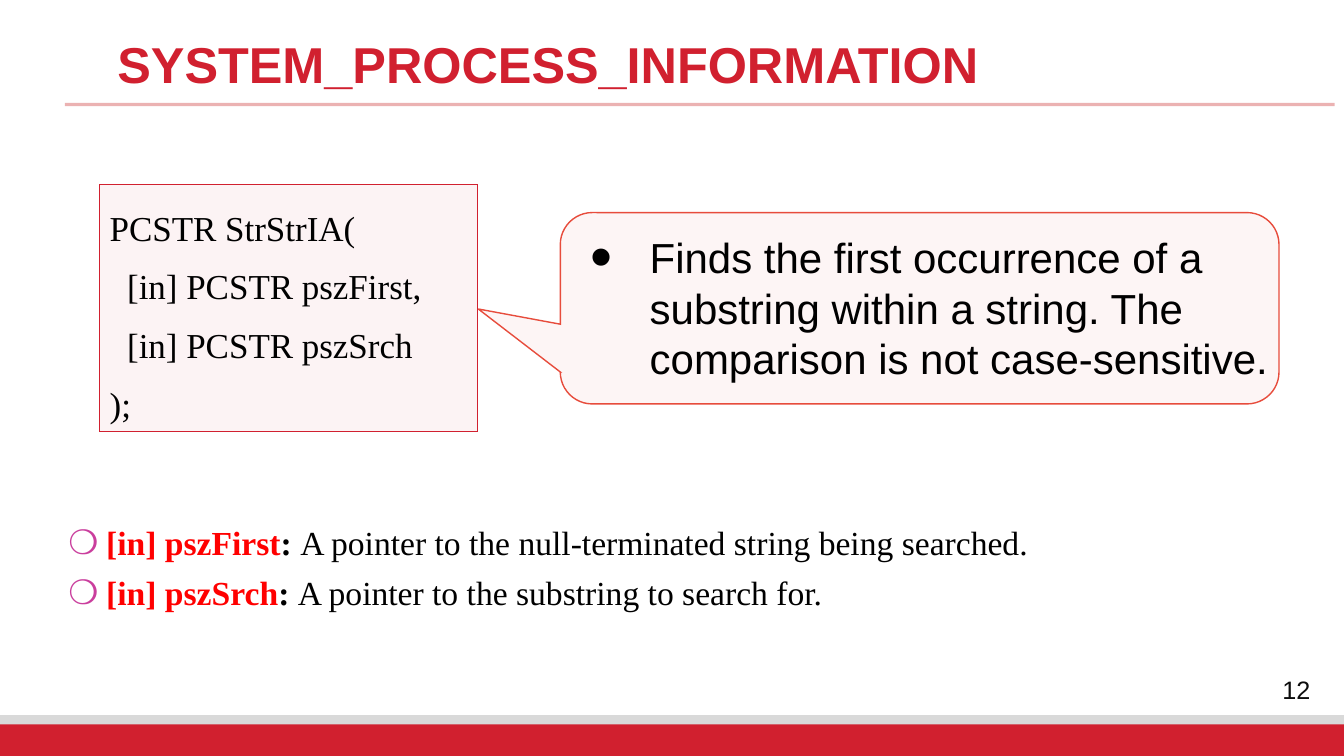
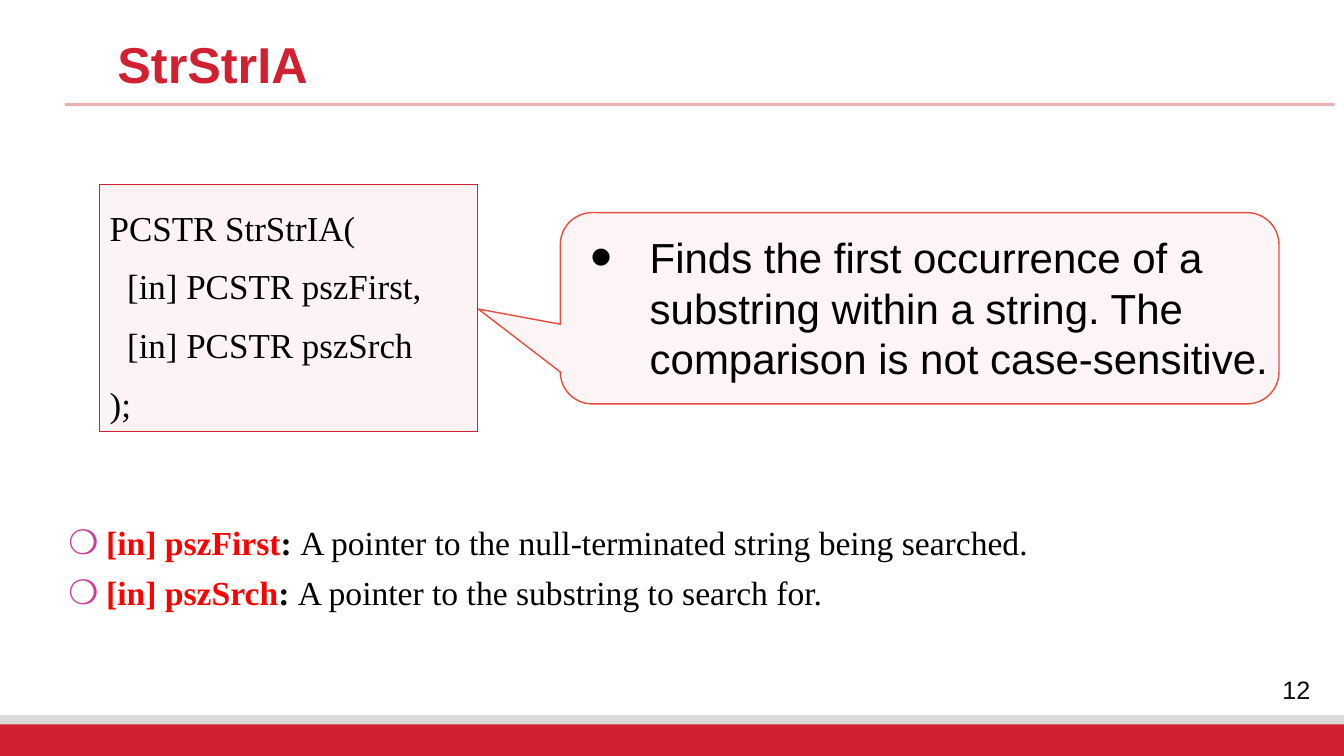
Before and after one commit to fangtian-zhong/fangtian-zhong.github.io, a slide deck: slide 12 of assets/slides/CSCI_591_Malicious_Code_Analysis_10.pptx. Drawn at 1344x756 pixels with LibreOffice and Linux fonts; fonts in the diff are those of the drawing; background and template pictures are left out. Boxes give left, top, right and bottom in pixels: in the first picture for what was removed or moved away, otherwise in the second. Text is boxed around its words. In the diff, an @@ line names an element or a change of style, - is before the commit and + after.

```diff
--- a/assets/slides/CSCI_591_Malicious_Code_Analysis_10.pptx
+++ b/assets/slides/CSCI_591_Malicious_Code_Analysis_10.pptx
@@ text at (117,48,307,84): text changed @@
-SYSTEM_PROCESS_INFORMATION
+StrStrIA
```
Also in this commit, not shown: 10 other slides changed, 1 slide added, 1 slide removed.
